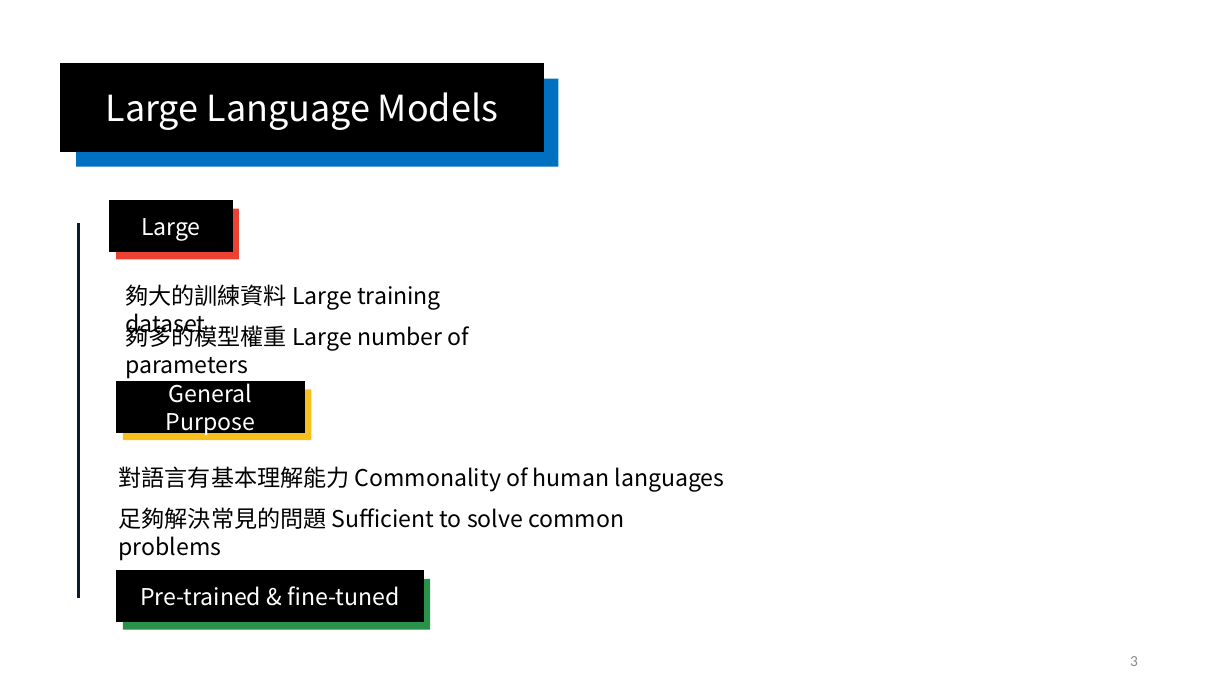
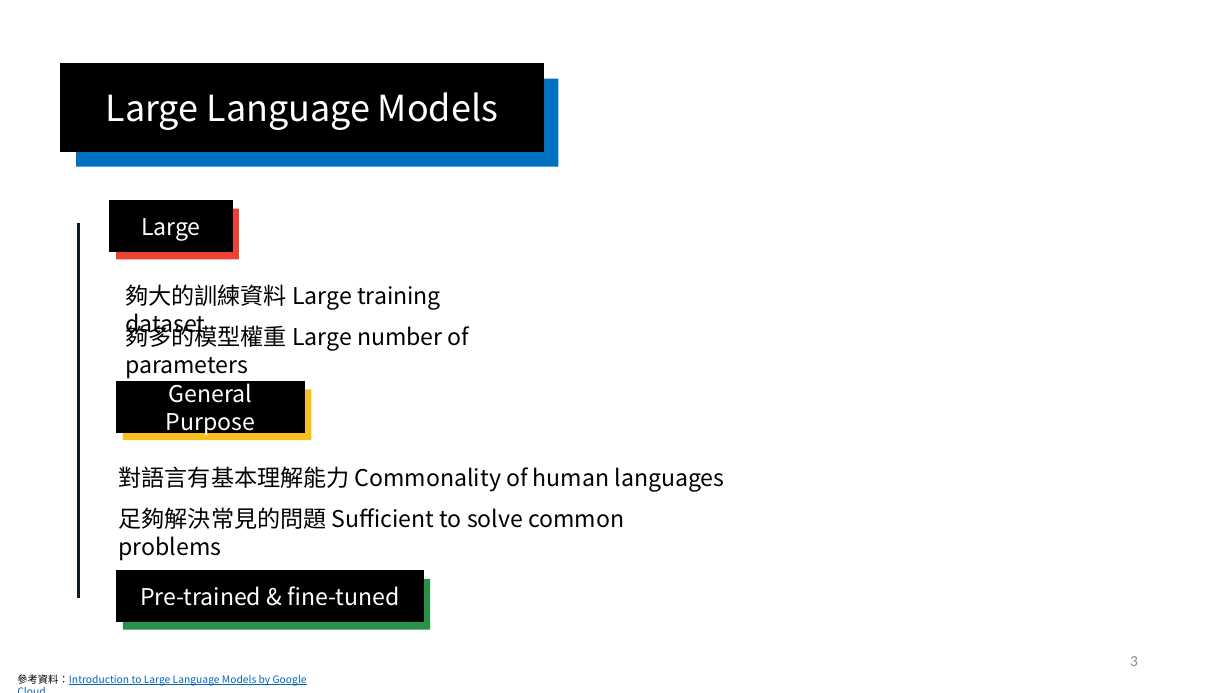
Before and after one commit to cathayins/llama_club, a slide deck: slide 4 of R1/R1.pptx. Drawn at 1232x693 pixels with LibreOffice and Linux fonts; fonts in the diff are those of the drawing. Boxes give left, top, right and bottom in pixels: in the first picture for what was removed or moved away, otherwise in the second. Text is boxed around its words. In the diff, an @@ line names an element or a change of style, - is before the commit and + after.

```diff
--- a/R1/R1.pptx
+++ b/R1/R1.pptx
@@ text added at <box>17,674,307,686</box>, 8 pt, text #0563C1, underline @@
+參考資料：Introduction to Large Language Models by Google Cloud
```
Also in this commit, not shown: 9 other slides changed, 2 slides added, 2 other files.
